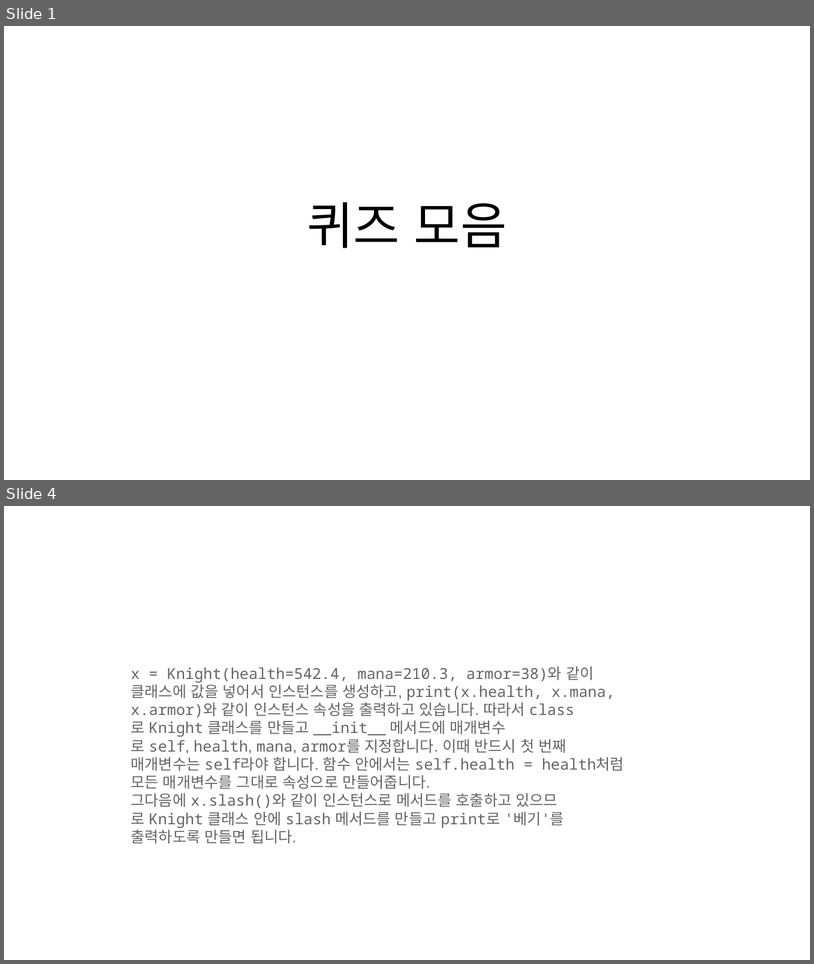
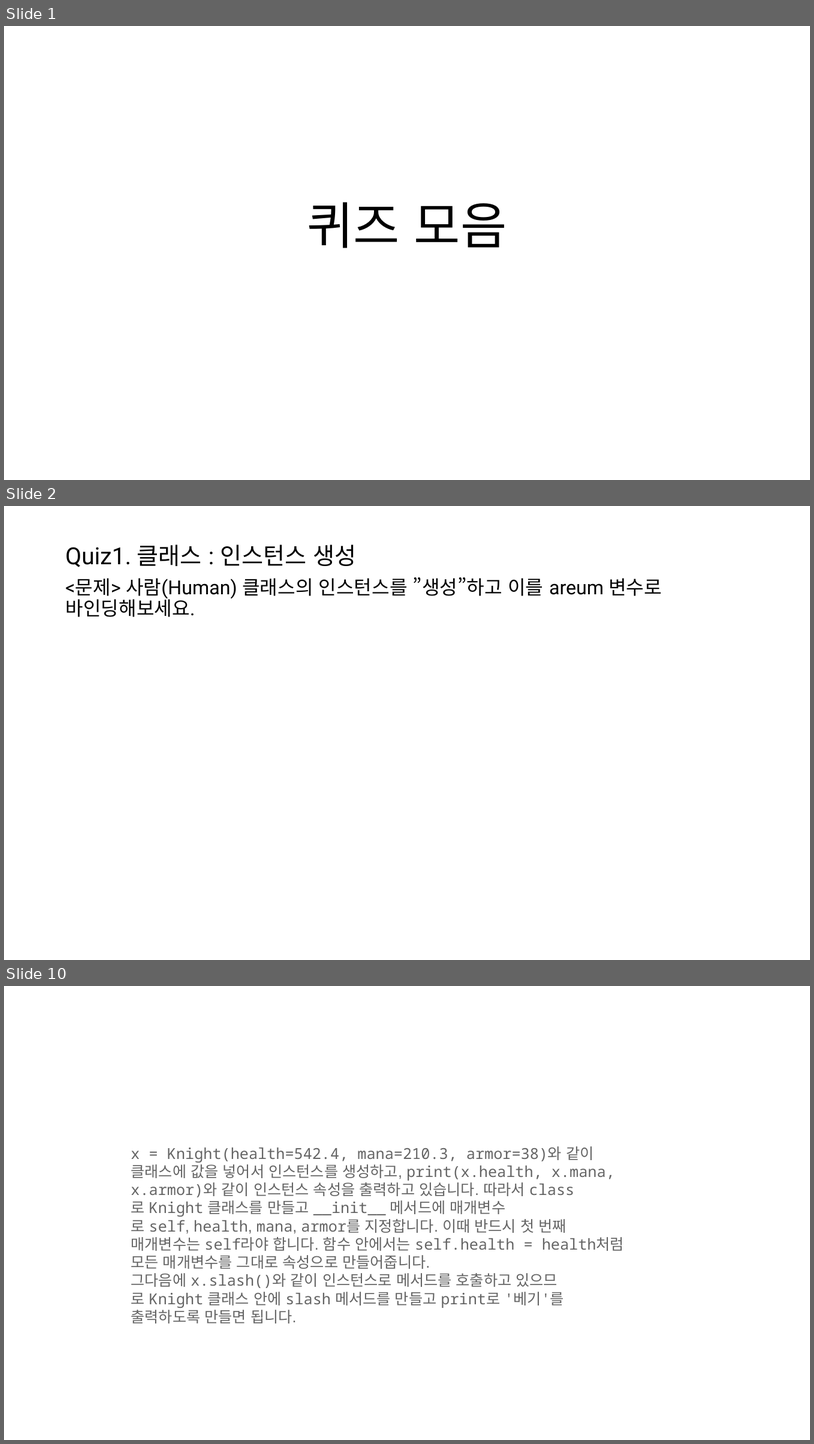
Before and after one commit to HongB1/2022-KHU-Bioinformatics-lab, a slide deck: Quiz.pptx. Shown one above the other, each under a label of ours: slides 1 and 4 before the commit, slides 1, 2 and 10 after it; the slides between them are not shown. The pictures are 814x964 and 814x1444 pixels, drawn with LibreOffice and Linux fonts; fonts in the diff are those of the drawing. Boxes give left, top, right and bottom in pixels: in the first picture for what was removed or moved away, otherwise in the second. Text is boxed around its words. In the diff, an @@ line names an element or a change of style, - is before the commit and + after.

```diff
--- a/Quiz.pptx
+++ b/Quiz.pptx
@@ slide 2 added at [4, 506, 810, 960], background #FFFFFF @@
@@ text added at [65, 544, 662, 617], 23 pt, text #000000 @@
+Quiz1. 클래스 : 인스턴스 생성
+<문제> 사람(Human) 클래스의 인스턴스를 ”생성”하고 이를 areum 변수로 바인딩해보세요.
@@ what was slide 4 is now slide 10 @@
```
Also in this commit, not shown: 2 slides changed, 5 other slides added, 8 other files.
